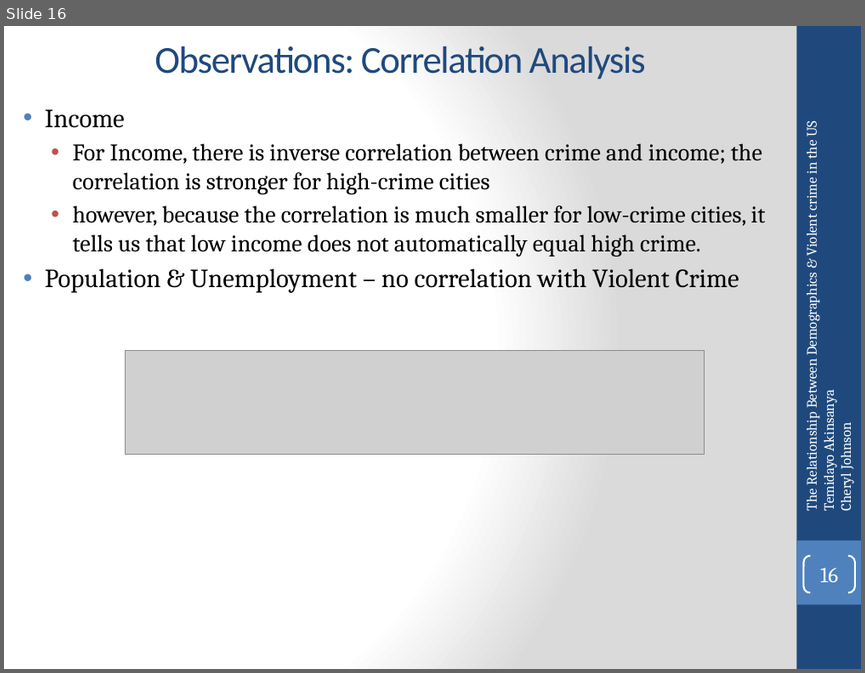
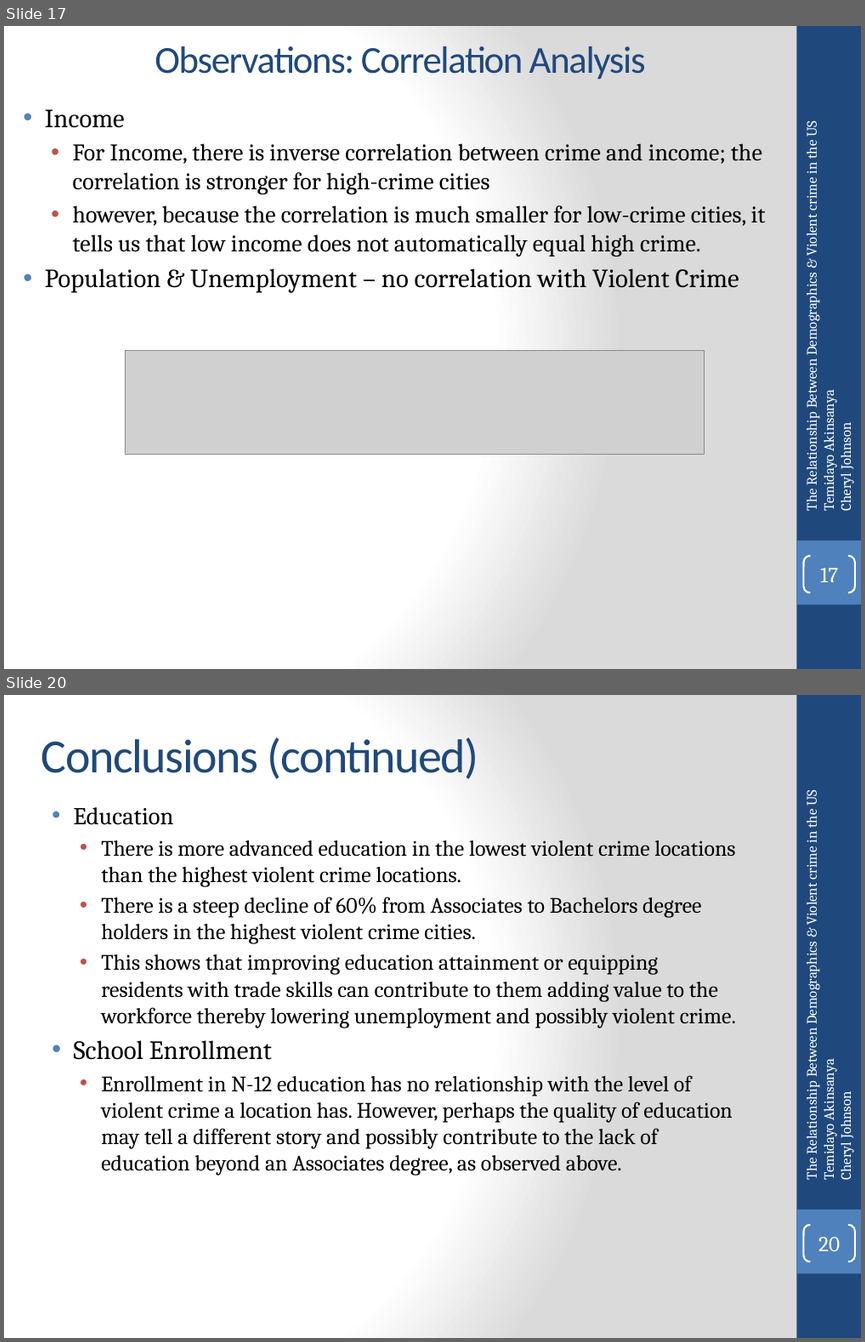
Before and after one commit to temidayo1234/National_ViolentCrime_Analysis, a slide deck: Data Analytics Bootcamp Project 1.pptx. Shown one above the other, each under a label of ours: slide 16 before the commit, slides 17 and 20 after it; the slides between them are not shown. The pictures are 865x673 and 865x1342 pixels, drawn with LibreOffice and Linux fonts; fonts in the diff are those of the drawing; grey boxes stand for pictures. Boxes give left, top, right and bottom in pixels: in the first picture for what was removed or moved away, otherwise in the second. Text is boxed around its words. In the diff, an @@ line names an element or a change of style, - is before the commit and + after.

```diff
--- a/Data Analytics Bootcamp Project 1.pptx
+++ b/Data Analytics Bootcamp Project 1.pptx
@@ slide 20 added at (x1=4, y1=695, x2=861, y2=1338), background gradient #FFFFFF to #DADADA; not listed: 2 template elements that a slide beside it also shows @@
@@ title added at (x1=41, y1=737, x2=479, y2=779), 40 pt, text #1F497D @@
+Conclusions (continued)
@@ text added at (x1=801, y1=791, x2=855, y2=1179), 12 pt, text #FFFFFF @@
+The Relationship Between Demographics & Violent crime in the US
+Temidayo Akinsanya
+Cheryl Johnson
@@ text added at (x1=74, y1=807, x2=736, y2=1175), 18.5 pt, text #000000 @@
+• Education
+  • There is more advanced education in the lowest violent crime locations than the highest violent crime locations.
+  • There is a steep decline of 60% from Associates to Bachelors degree holders in the highest violent crime cities.
+  • This shows that improving education attainment or equipping residents with trade skills can contribute to them adding value to the workforce thereby lowering unemployment and possibly violent crime.
+• School Enrollment
+  • Enrollment in N-12 education has no relationship with the level of violent crime a location has. However, perhaps the quality of education may tell a different story and possibly contribute to the lack of education beyond an Associates degree, as observed above.
@@ page number added at (x1=803, y1=1225, x2=855, y2=1261), outline #FFFFFF 1.5 pt, 18 pt, text #FFFFFF @@
+20
@@ what was slide 16 is now slide 17 @@
@@ page number at (x1=820, y1=567, x2=838, y2=582): text changed @@
-16
+17
```
Also in this commit, not shown: 3 slides changed, 3 other slides added.
